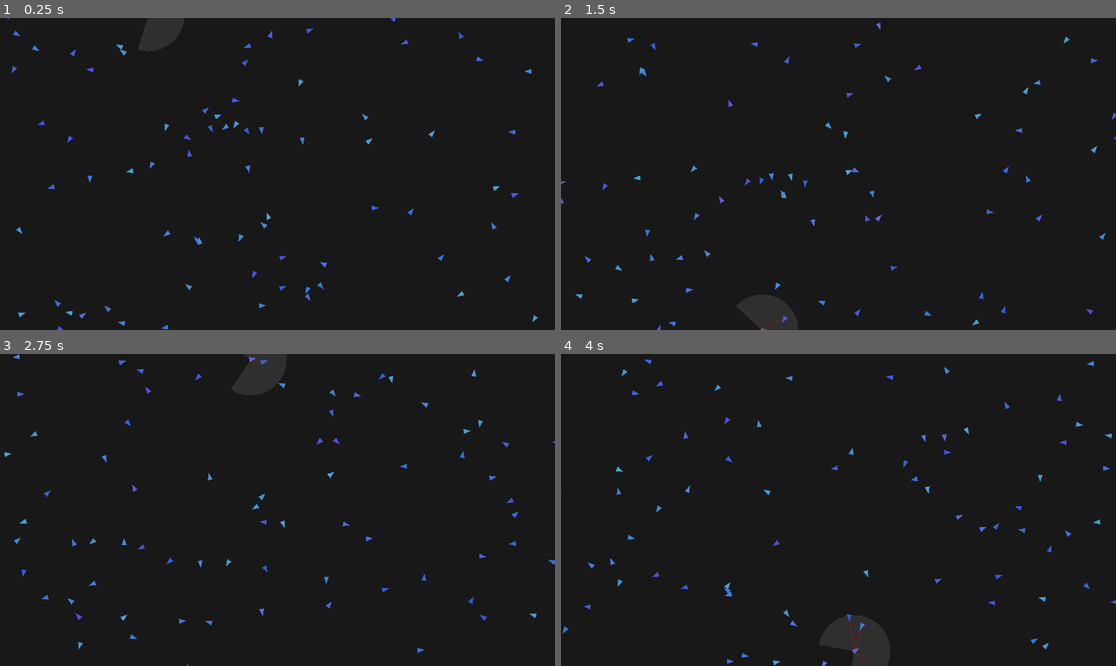
Above: before the commit, frames 1-4 (two rows, left to right).
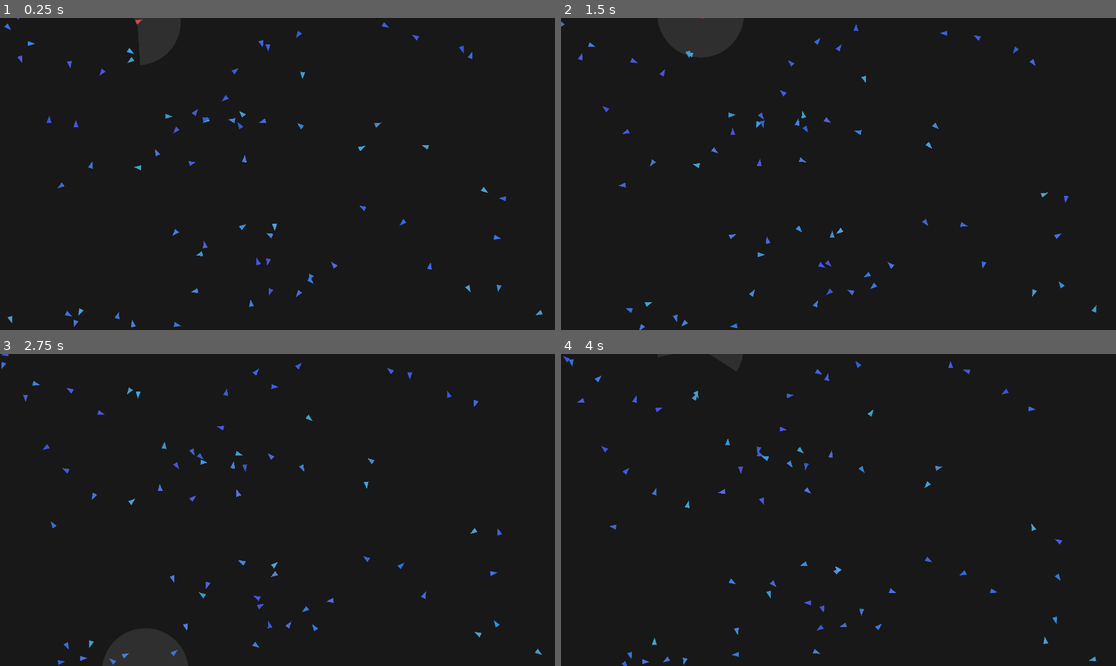
Above: after the commit, the same moments.

Repository: Indull0/BoidsSimulation
Game: Godot game, scene res://Main.tscn
The game is run twice, just before and just after one commit, with the same random seed, the same clock (stepped at 60 frames per second) and the same inputs.
Inputs:
- Up to frame 1 (0.25 s): no input
- Up to frame 2 (1.5 s): no input
- Up to frame 3 (2.75 s): no input
- Up to frame 4 (4 s): no input

The runs differ from the first frame. In frame 1, 1.7% of the frame differs, in the area x 0-98%, y 0-100%; in frame 2, 1.6%; in frame 3, 1.7%; in frame 4, 1.7%, in the area x 0-100%, y 0-100%.

Commit message:
they spinnin

Diff:
--- a/main.gd
+++ b/main.gd
@@ -1,17 +1,18 @@
 extends Node2D
 
-# Variables for the circles
-var circle_count = 75  # Number of circles
-var circles = []  # Array to store circle data (position, radius, color)
-var radius = 20  # Radius of each circle
+# Variables for the boids
+var boid_count = 75  # Number of boids
+var boids = []  # Array to store boid data (position, radius, color)
+var radius = 20  # Radius of each boid
 var speed = 150  # Movement speed in pixels per second
 var screen_size = Vector2(1920, 1080)  # Size of the window/screen
 var angle = 0
-var sight_radius = 125.0
+var sight_radius = 150.0
 var directions = []
-var fov = PI + PI / 2
-var turn_speed = PI / 12
+var fov = PI + PI / 4
+var turn_speed = PI / 16
 var avoidance_force = 0.15
+var localCenterRadius = 200
 
 
 func draw_circle_arc_poly(center, radius, angle_from, angle_to, color):
@@ -37,75 +38,89 @@
 	draw_polygon(PackedVector2Array(vertices), [color])
 
 func _ready():
-	# Generate circles with random positions
-	for i in range(circle_count):
-		#angle = randf_range(0, TAU)
-		var circle_data = {
+	# Generate boids with random positions
+	for i in range(boid_count):
+		var boid_data = {
 			"position": Vector2(randi_range(0, screen_size.x), randi_range(0, screen_size.y)),  # Random position within screen area
 			"color": Color(randf_range(50, 80) / 255, randf_range(80, 165) / 255, randf_range(200, 230) / 255, 1),  # Random color
 			"angle": randf_range(0, TAU)
 		}
-		circles.append(circle_data)
+		boids.append(boid_data)
 
 	set_process(true)
 
 func _draw():
-	# Draw each circle
-	#for circle in circles:
-	var specialCircle = circles[5]
-	var from_angle = specialCircle["angle"] - fov / 2
-	var to_angle = specialCircle["angle"] + fov / 2
-	draw_circle_arc_poly(specialCircle["position"], sight_radius, from_angle, to_angle, Color(1, 1, 1, 0.1))
-	for i in range(circles.size()):
-		var circle = circles[i]
-		#draw_circle(circle["position"], radius, circle["color"])
-		draw_triangle(circle["position"], circle["angle"], radius, circle["color"])
-		var avoid_angle = 0.0
+	# Draw vision cone for specific boid
+	var speicalBoid = boids[5]
+	var from_angle = speicalBoid["angle"] - fov / 2
+	var to_angle = speicalBoid["angle"] + fov / 2
+	draw_circle_arc_poly(speicalBoid["position"], sight_radius, from_angle, to_angle, Color(1, 1, 1, 0.1))
 
-		for j in range(circles.size()):
-			if i == j:
-				continue
-			var circleToCheck = circles[j]
-			var distanceBetweenCircles = circle["position"].distance_to(circleToCheck["position"])
+	# Draw all boids
+	for i in range(boids.size()):
+		var boid = boids[i]
+		if i == 5:
+			draw_triangle(boid["position"], boid["angle"], radius, Color(0.8, 0.3, 0.3))
+		else:
+			draw_triangle(boid["position"], boid["angle"], radius, boid["color"])
 
-			if distanceBetweenCircles < sight_radius:
-				var currentCircleDirection = Vector2(cos(circle["angle"]), sin(circle["angle"]))
-				var vectorBetweenCircles = (circleToCheck["position"] - circle["position"])
-				var angleToCircle = currentCircleDirection.angle_to(vectorBetweenCircles.normalized())
-				if abs(angleToCircle) < fov / 2:
-					avoid_angle -= sign(angleToCircle) * avoidance_force * (1 - distanceBetweenCircles / 125) * (1 - angleToCircle / fov)# * (1 - distanceBetweenCircles / 125))
-					if i == 5:
-						draw_line(circle["position"], circleToCheck["position"], Color(1, 0, 0))
-				#if (abs(angleToCircle) > -fov / 2):
-					#avoid_angle += sign(angleToCircle) * avoidance_force
 					#if i == 5:
-						#draw_line(circle["position"], circleToCheck["position"], Color(1, 0, 0))
-		circle["angle"] += avoid_angle * turn_speed# * get_process_delta_time()
+						#draw_line(boid["position"], boidToCheck["position"], Color(1, 0, 0))
+				#if (abs(angleToBoid) > -fov / 2):
+					#avoid_angle += sign(angleToBoid) * avoidance_force
+					#if i == 5:
+						#draw_line(boid["position"], boidToCheck["position"], Color(1, 0, 0))
+
 
 
 func _process(delta):
-	# Move all circles in the fixed direction
-	for i in range(circles.size()):
-		#var direction = Vector2(randf(), randf())
-		var circle = circles[i]
-		# Move the circle in the direction
-		circle["position"] += Vector2(cos(circle["angle"]), sin(circle["angle"])) * speed * delta
+	# Move all boids in the fixed direction
+	for i in range(boids.size()):
+		# Define/reset a couple useful variables
+		var boid = boids[i]
+		var avoid_angle = 0.0
+		var boidsInLocalRadius = 0
+		var currentBoidDirection = Vector2(cos(boid["angle"]), sin(boid["angle"]))
+		var centerOfFlock = Vector2(0.0, 0.0)
+		var angleToCenterOfFlock = 0.0
 
-		# Check if the circle has reached the edge of the screen and teleport to the other side
-		if circle["position"].x > screen_size.x + radius:  # Exiting right
-			circle["position"].x = -radius  # Teleport to the left
-		elif circle["position"].x < -radius:  # Exiting left
-			circle["position"].x = screen_size.x + radius  # Teleport to the right
+		# Move the boid in the direction
+		boid["position"] += Vector2(cos(boid["angle"]), sin(boid["angle"])) * speed * delta
+		# Check if the boid has reached the edge of the screen and teleport to the other side
+		if boid["position"].x > screen_size.x + radius:  # Exiting right
+			boid["position"].x = -radius  # Teleport to the left
+		elif boid["position"].x < -radius:  # Exiting left
+			boid["position"].x = screen_size.x + radius  # Teleport to the right
 
-		if circle["position"].y > screen_size.y + radius:  # Exiting bottom
-			circle["position"].y = -radius  # Teleport to the top
-		elif circle["position"].y < -radius:  # Exiting top
-			circle["position"].y = screen_size.y + radius  # Teleport to the bottom
+		if boid["position"].y > screen_size.y + radius:  # Exiting bottom
+			boid["position"].y = -radius  # Teleport to the top
+		elif boid["position"].y < -radius:  # Exiting top
+			boid["position"].y = screen_size.y + radius  # Teleport to the bottom
 
-	#for i in range(circles.size()):
+		for j in range(boids.size()):
+			# Don't check self
+			if i == j:
+				continue
 
+			# Distance check
+			var boidToCheck = boids[j]
+			var distanceBetweenBoids = boid["position"].distance_to(boidToCheck["position"])
 
+			# Logic for nudging boid to the center of the flock
+			if distanceBetweenBoids < localCenterRadius:
+				centerOfFlock += boidToCheck["position"]
+				boidsInLocalRadius += 1
 
+				# Avoidance Logic
+				if distanceBetweenBoids < sight_radius:
+					var vectorBetweenBoids = (boidToCheck["position"] - boid["position"])
+					var angleToBoid = currentBoidDirection.angle_to(vectorBetweenBoids.normalized())
+					if abs(angleToBoid) < fov / 2:
+						avoid_angle -= sign(angleToBoid) * avoidance_force * (1 - distanceBetweenBoids / 125) * (1 - angleToBoid / fov)# * (1 - distanceBetweenBoids / 125))
 
-	# Request a redraw of the circles after moving them
+		centerOfFlock = centerOfFlock / boidsInLocalRadius
+		angleToCenterOfFlock = currentBoidDirection.angle_to(centerOfFlock)
+		boid["angle"] += avoid_angle * turn_speed - angleToCenterOfFlock
+
+	# Request a redraw of the boids after moving them
 	queue_redraw()
